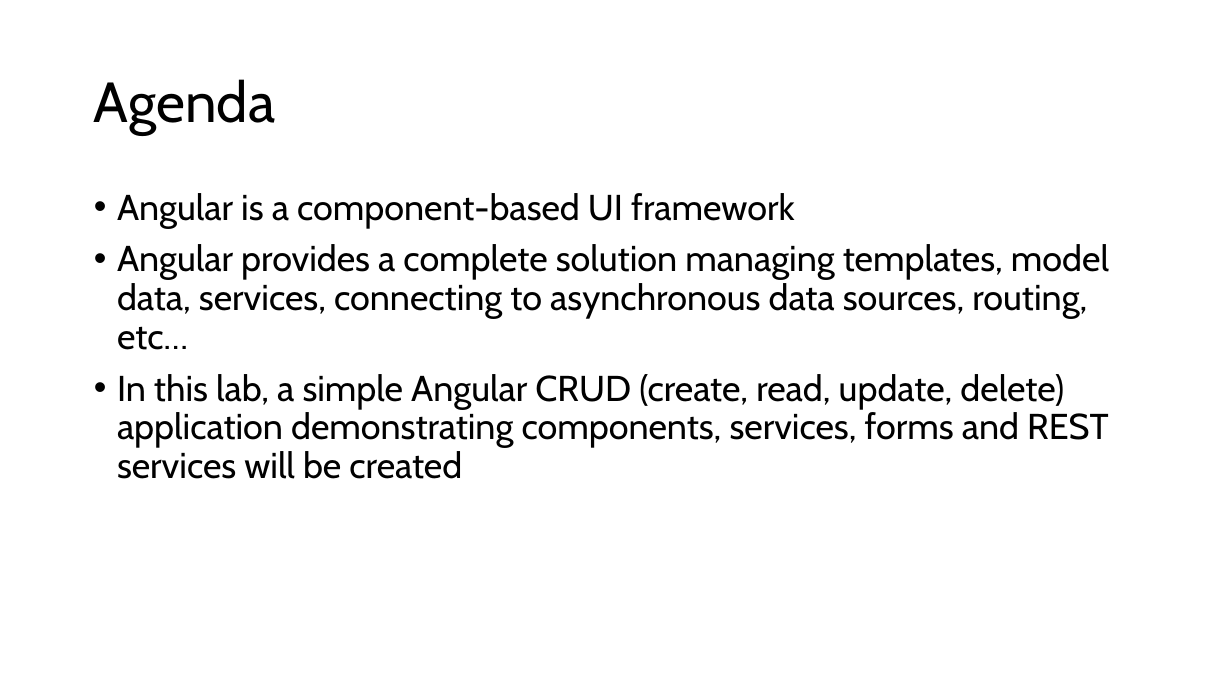
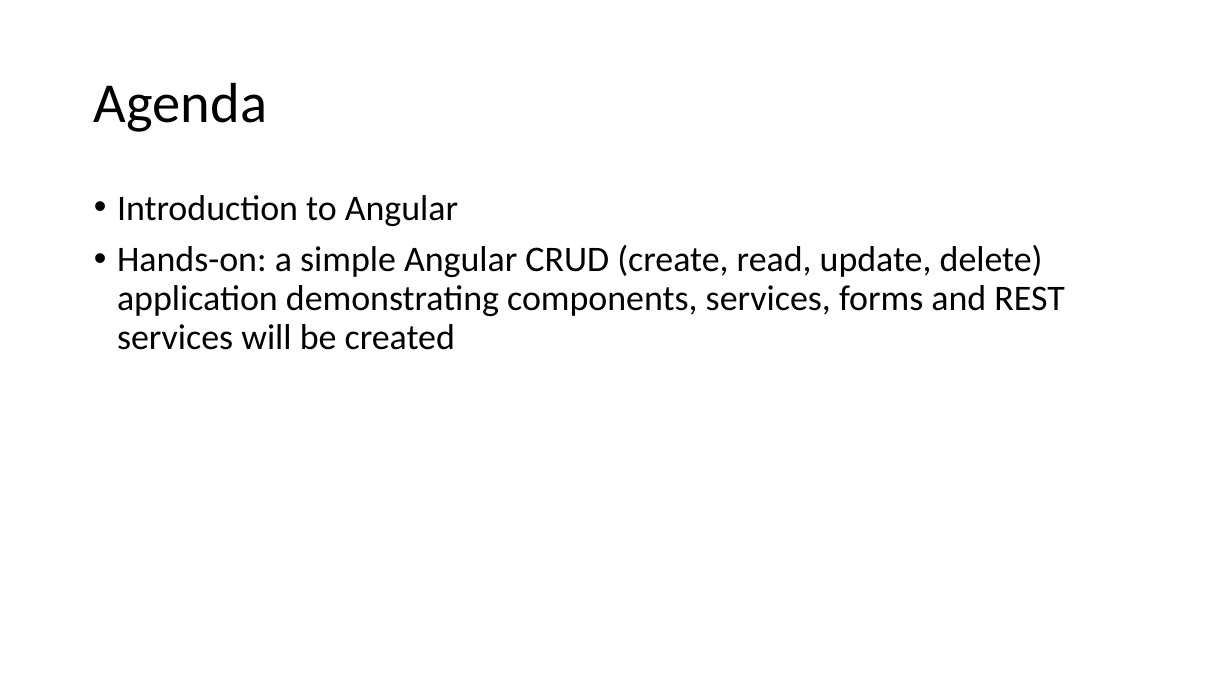
Before and after one commit to DevScope/HandsOn-Angular, a slide deck: slide 5 of Session 1 - Introduction and Slides/Introduction to Angular.pptx (slide 2 before the commit). Drawn at 1232x693 pixels with LibreOffice and Linux fonts; fonts in the diff are those of the drawing. Boxes give left, top, right and bottom in pixels: in the first picture for what was removed or moved away, otherwise in the second. Text is boxed around its words. In the diff, an @@ line names an element or a change of style, - is before the commit and + after.

```diff
--- a/Session 1 - Introduction and Slides/Introduction to Angular.pptx
+++ b/Session 1 - Introduction and Slides/Introduction to Angular.pptx
@@ title "Agenda" at (94, 82, 267, 132): font Cabin to Calibri @@
@@ text at (117, 195, 1064, 350): text changed; font Cabin to Calibri @@
-• Angular is a component-based UI framework
-• Angular provides a complete solution managing templates, model data, services, connecting to asynchronous data sources, routing, etc…
-• In this lab, a simple Angular CRUD (create, read, update, delete) application demonstrating components, services, forms and REST services will be created
+• Introduction to Angular
+• Hands-on: a simple Angular CRUD (create, read, update, delete) application demonstrating components, services, forms and REST services will be created
```
Also in this commit, not shown: 21 other slides changed, 8 slides added, 3 slides removed, 2 other files.
